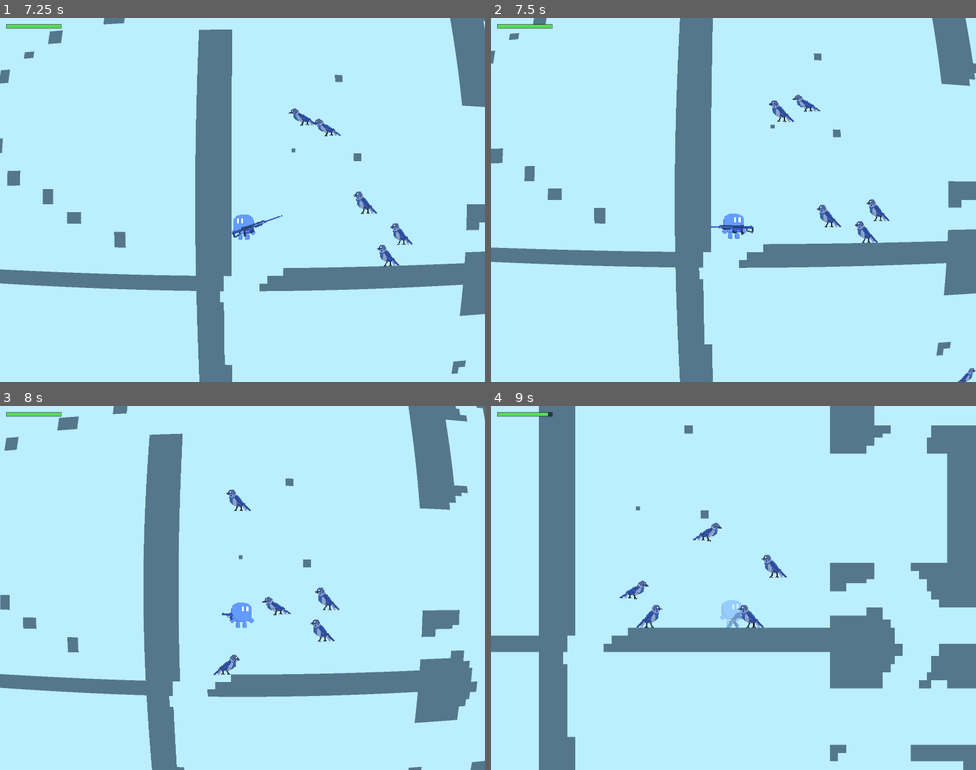
Above: before the commit, frames 1-4 (two rows, left to right).
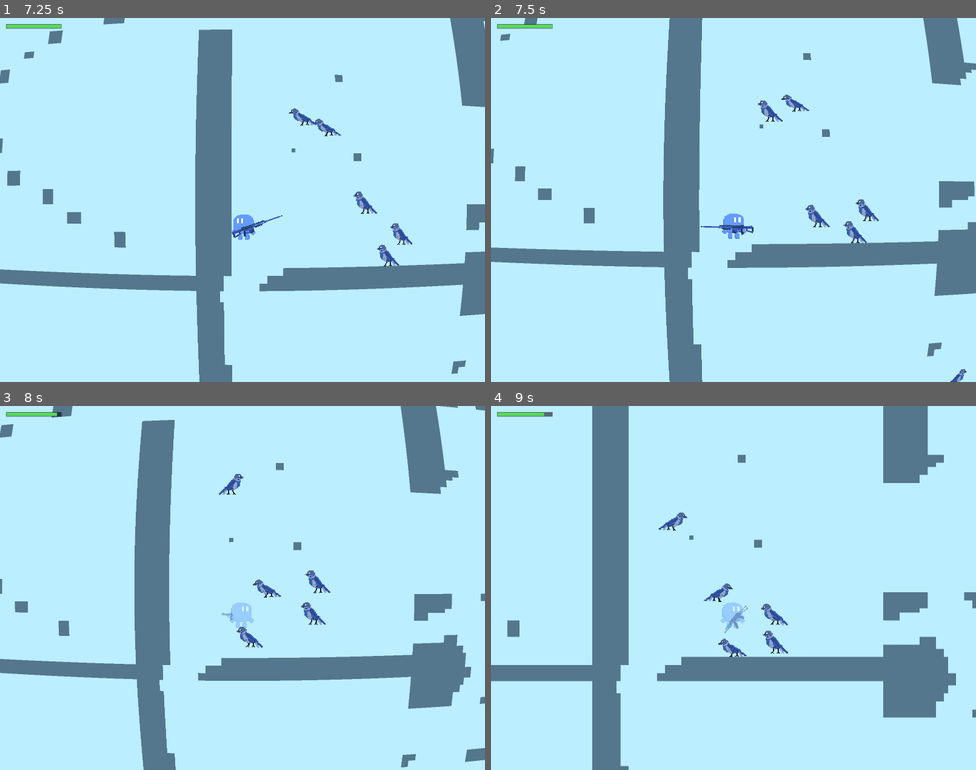
Above: after the commit, the same moments.

Repository: aleksey-45/the-cyancular-ruins
Game: Godot game, scene res://Scenes/Level0.tscn
Two runs of this game, one before a commit and one after it. Both use one fixed random seed, a clock stepped at 60 frames per second and the inputs below.
Inputs (mouse positions are in pixels of both pictures, inside the frame that each line leads up to):
- Up to frame 1 (7.25 s): move the mouse to (349, 181) at 0.52 s; hold D (right) 0.53-2.03 s; tap 1 (1) at 0.6, 3.8, 4.35 s; tap W (up) at 0.77, 1.07, 1.52, 1.82, 3.02, 3.05, 3.32, 3.6, 3.77, 4.07, 4.52, 4.82, 6.02, 6.32, 6.77, 6.8, 7.07 s; tap 2 (2) at 0.8, 1.35, 4.55, 5.1 s; move the mouse to (145, 218) at 1.27 s; tap 3 (3) at 1.55, 2.1, 5.3, 5.85 s; move the mouse to (291, 119) at 2.02 s; hold A (left) 2.03-2.78 s; hold R (R) 2.03-2.78 s; move the mouse to (218, 272) at 2.77 s; hold D (right) 2.78-4.28 s; tap R (R) at 2.85, 6.05 s; move the mouse to (388, 254) at 3.52 s; move the mouse to (97, 145) at 4.27 s; hold A (left) 4.28-5.03 s; move the mouse to (266, 200) at 5.02 s; hold D (right) 5.03-5.78 s; move the mouse to (169, 109) at 5.77 s; hold A (left) from 5.78 s (still down); move the mouse to (349, 181) at 6.52 s; hold R (R) from 6.53 s (still down)
- Up to frame 2 (7.5 s): move the mouse to (636, 218) at 7.27 s; release A (left) at 7.28 s; release R (R) at 7.28 s; hold D (right) from 7.28 s (still down); click (636, 218) at 7.35 s
- Up to frame 3 (8 s): keep holding D (right); tap W (up) at 7.52, 7.82 s; tap 1 (1) at 7.55 s
- Up to frame 4 (9 s): keep holding D (right); move the mouse to (782, 507) at 8.02 s; tap X (charge) at 8.1 s; tap 2 (2) at 8.3 s; move the mouse to (709, 660) at 8.77 s; tap Delete (toggle_barrel) at 8.85 s

Frame 1 is identical in both runs. In frame 2, 8.1% of the frame differs, in the area x 0-100%, y 0-100%; in frame 3, 16%; in frame 4, 35%.

Commit message:
feat: bullet_size is now a scale multiplier applied to the whole bullet

Diff:
--- a/Scenes/Weapons/bullet_base.gd
+++ b/Scenes/Weapons/bullet_base.gd
@@ -4,7 +4,7 @@
 # 子弹只管理物理属性(开火时由武器设置)。不含伤害:命中敌人回调 source.apply_hit。
 var velocity_vec: Vector2 = Vector2.ZERO
 var speed: float = 0.0
-var size: float = 5.0
+var size: float = 1.0  # 子弹放大倍数(setup 时应用为节点缩放)
 var gravity_factor: float = 0.0   # 重力下坠倍率(枪械=0,以后敌方弹药可>0)
 var breaks_terrain: bool = false
 var has_aoe: bool = false
@@ -21,6 +21,7 @@
 	bullet_color = col
 	source = src
 	rotation = velocity_vec.angle()
+	scale = Vector2(size, size)  # 放大倍数作用于整颗子弹(贴图+碰撞体)
 
 func _ready() -> void:
 	# 子弹贴图与碰撞体由场景(bullet.tscn)配置:贴图是 Bullets.png 的 Sprite2D,
--- a/Scenes/Weapons/m82a1.tscn
+++ b/Scenes/Weapons/m82a1.tscn
@@ -10,19 +10,18 @@
 weapon_name = "M82A1"
 fire_cooldown = 1.2
 heavy_aim = true
-bullet_speed = 2400.0
+bullet_speed = 3000.0
 bullet_range = 3000.0
-bullet_size = 6.0
-damage = 6
-impact = 500.0
-recoil_push = 160.0
-recoil_kick = 10.0
+bullet_size = 1.0
+damage = 30
+impact = 1800.0
+recoil_push = 1200.0
+recoil_kick = 12.0
 cam_shake = 8.0
 cam_shake_time = 0.2
-move_penalty = 0.55
-jump_penalty = 0.55
+move_penalty = 0.5
+jump_penalty = 0.6
 penalty_mode = 2
-laser_length = 800.0
 pitch_clamp_deg = 75.0
 
 [node name="Sprite2D" type="Sprite2D" parent="."]
--- a/Scenes/Weapons/weapon_base.gd
+++ b/Scenes/Weapons/weapon_base.gd
@@ -26,8 +26,8 @@
 @export var bullet_speed: float = 900.0
 # 子弹射程(px),超过即消失
 @export var bullet_range: float = 600.0
-# 子弹体积(信息字段;实际大小由 bullet.tscn 场景决定)
-@export var bullet_size: float = 5.0
+# 子弹放大倍数(1.0=场景原始大小;缩放贴图与碰撞体)
+@export var bullet_size: float = 1.0
 # 子弹贴图染色(白色=原样显示 Bullets.png 贴图;想改子弹颜色就设这里)
 @export var bullet_color: Color = Color.WHITE
 
@@ -57,7 +57,7 @@
 
 # ── 激光(heavy_aim 用)──
 # 预瞄激光线长度(px)
-@export var laser_length: float = 500.0
+@export var laser_length: float = 600.0
 # 激光颜色
 @export var laser_color: Color = Color(1.0, 0.2, 0.2, 0.6)
 
